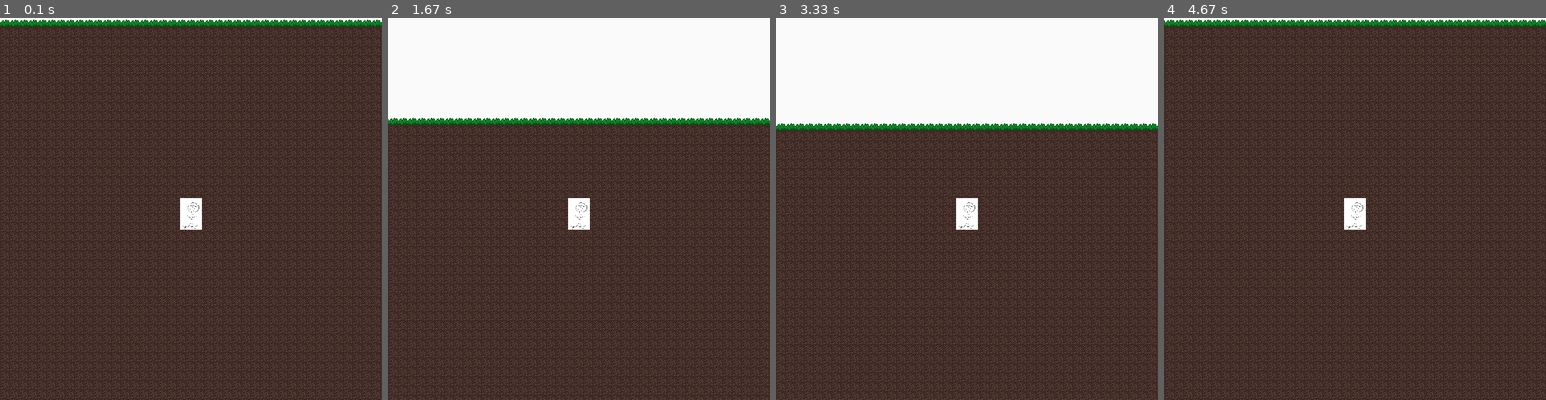
Above: before the commit, frames 1-4 (left to right).
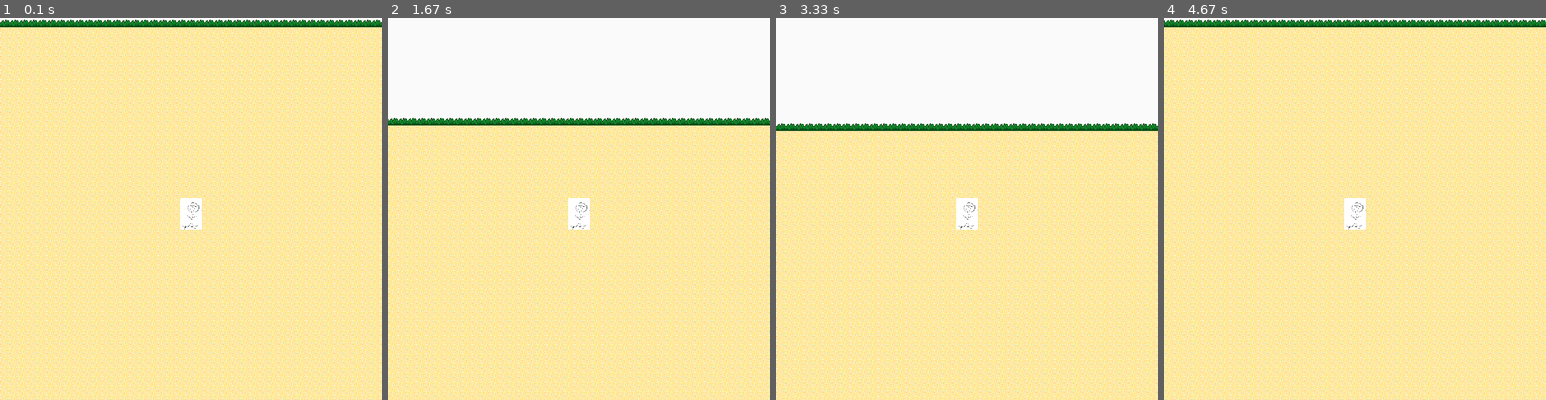
Above: after the commit, the same moments.

Repository: HyperRays/minecraft-from-wish
Game: pygame game, started from playground/test-chunk-mgr.py
Two runs of this game, one before a commit and one after it. Both use one fixed random seed, a clock stepped at 60 frames per second and the inputs below.
Inputs:
- Up to frame 1 (0.1 s): no input
- Up to frame 2 (1.67 s): hold D 0.33-0.8 s; hold W 0.83-1.13 s; hold D 1.17-1.63 s
- Up to frame 3 (3.33 s): hold A 1.67-2.2 s; hold S 2.23-2.53 s; hold A 2.57-2.97 s; hold W from 3 s (still down)
- Up to frame 4 (4.67 s): release W at 3.37 s; hold D 3.4-4.03 s; hold S 4.07-4.43 s; hold A from 4.47 s (still down)

The runs differ from the first frame. In frame 1, 97% of the frame differs, in the area x 0-100%, y 2-100%; in frame 2, 71%; in frame 3, 70%; in frame 4, 97%.

Commit message:
moved to images folder

Diff:
--- a/graphics/pygame_backend.py
+++ b/graphics/pygame_backend.py
@@ -69,7 +69,7 @@
 
     @staticmethod
     def load_texture(name):
-        fullname = os.path.join("../assets", name)
+        fullname = os.path.join("../assets/images", name)
         try:
             image = pygame.image.load(fullname)
             # checks if rgba format is met, otherwise adds a channel
--- a/playground/test-chunk-mgr.py
+++ b/playground/test-chunk-mgr.py
@@ -58,6 +58,14 @@
     store.textures[texture].image = pygame.transform.scale(store.textures[texture].image, (w,h))
     del a,b,ratio
 
+class Sand(Square):
+    texture = GraphicsObject.add_texture("sand_block.png")
+    (a,b) = store.textures[texture].image.get_size()
+    ratio = a/b
+    (w,h) = (Square.sq_size,Square.sq_size/ratio)
+    store.textures[texture].image = pygame.transform.scale(store.textures[texture].image, (w,h))
+    del a,b,ratio
+
 
 
 class Grass(Square):
@@ -82,18 +90,18 @@
 
 
 
-def chekered(x,y, chunk):
+def test_render(x,y, chunk):
     coordinates_glob = chunk.get_chunk_coordinates(vec2d(x,y))
     coordinates = vec2d(x= (coordinates_glob.x*Ice.h), y= (coordinates_glob.y*Ice.w))
     if -coordinates_glob.y < 0:
-        return Dirt(coordinates)
+        return Sand(coordinates)
     if -coordinates_glob.y == 0:
         return Grass(coordinates)
 
 
 for a in range(-10,10):
     for b in range(-10,10):
-        chunk_manager.add_chunk(Chunk(vec2d(a,b), chekered))
+        chunk_manager.add_chunk(Chunk(vec2d(a,b), test_render))
 
 
 class Player(GraphicsObject):
Renamed: assets/dirt_block.png -> assets/images/dirt_block.png
Renamed: assets/grass_block.png -> assets/images/grass_block.png
Renamed: assets/hi-res-stickman.jpg -> assets/images/hi-res-stickman.jpg
Renamed: assets/hi-res-stickman.png -> assets/images/hi-res-stickman.png
Renamed: assets/ice_block.png -> assets/images/ice_block.png
Renamed: assets/sand_block.png -> assets/images/sand_block.png
Renamed: assets/stone_block.png -> assets/images/stone_block.png
Renamed: assets/test.png -> assets/images/test.png
Renamed: assets/test2.jpg -> assets/images/test2.jpg
Renamed: assets/test_dirt.png -> assets/images/test_dirt.png
Renamed: assets/test_snow.png -> assets/images/test_snow.png
